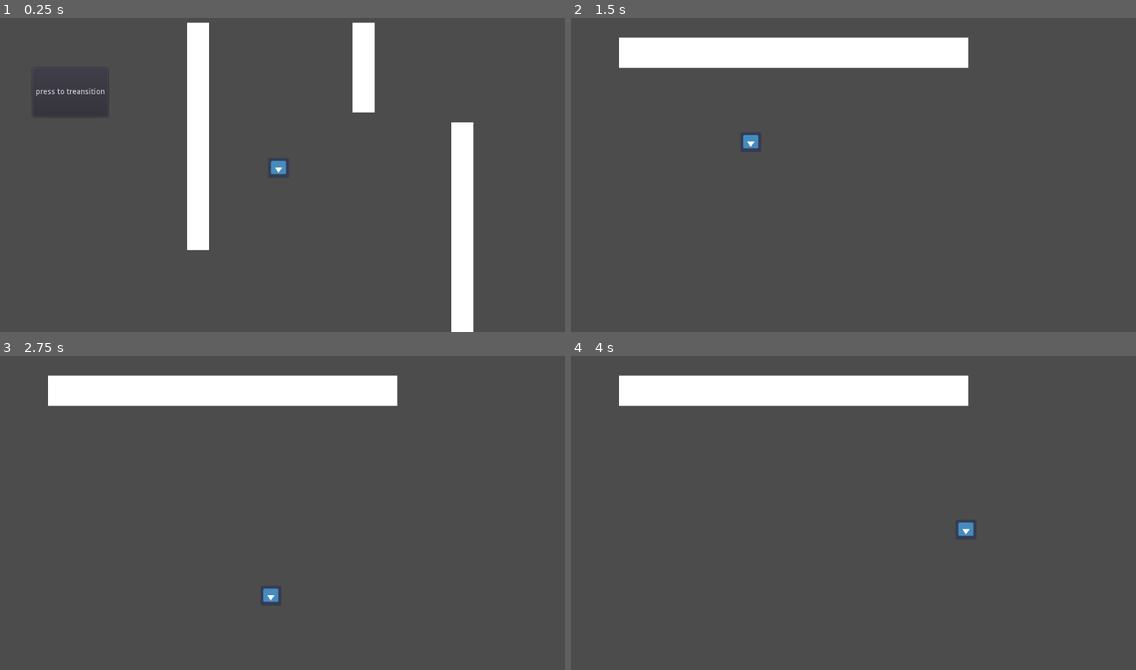
Above: before the commit, frames 1-4 (two rows, left to right).
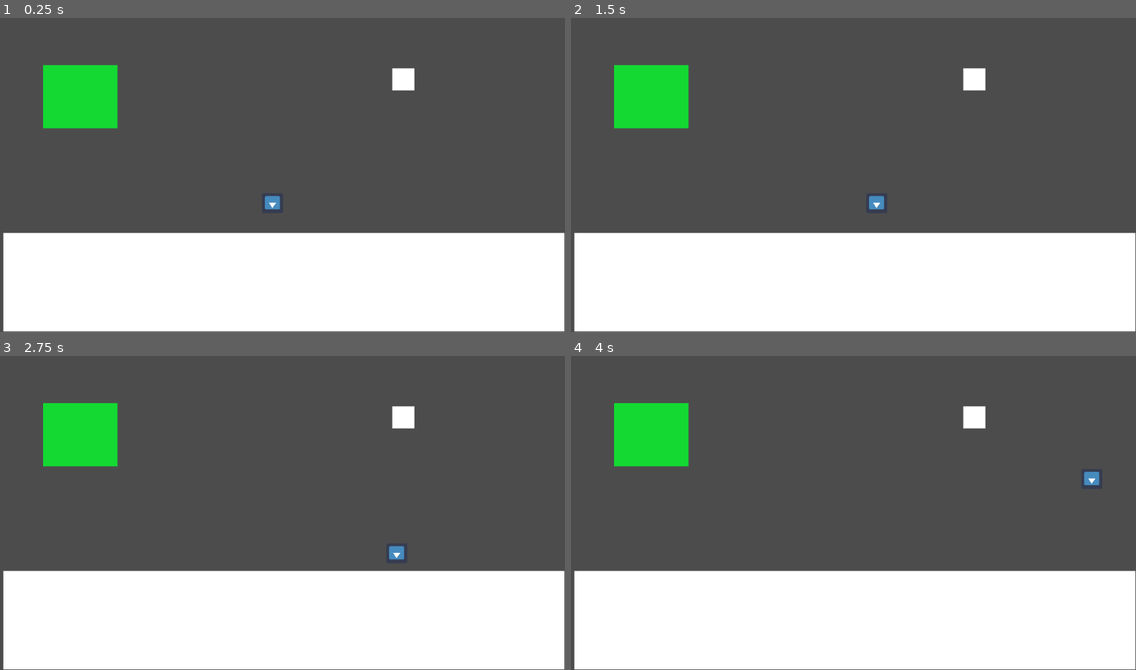
Above: after the commit, the same moments.

Repository: nygren23/GameJam2022
Game: Godot game, scene res://Main.tscn
The game is run twice, just before and just after one commit, with the same random seed, the same clock (stepped at 60 frames per second) and the same inputs. The engine's default icon, where the game draws it, is replaced by a stand-in: a white triangle on a blue panel in a dark square.
Inputs (mouse positions are in pixels of both pictures, inside the frame that each line leads up to):
- Up to frame 1 (0.25 s): no input
- Up to frame 2 (1.5 s): click (638, 93) at 0.5 s, where only the run before the commit has a clickable "press to treansition"; tap Enter at 1.25 s; hold D (move_right) from 1.28 s (still down)
- Up to frame 3 (2.75 s): release D (move_right) at 2.03 s; hold S (move_down) from 2.03 s (still down)
- Up to frame 4 (4 s): release S (move_down) at 2.78 s; hold D (move_right) 2.78-3.53 s; hold W (move_up) from 3.53 s (still down)

The runs differ from the first frame. In frame 1, 39% of the frame differs, in the area x 0-100%, y 1-100%; in frame 2, 41%; in frame 3, 41%; in frame 4, 41%, in the area x 0-100%, y 6-100%.

Commit message:
added room infrastructure, global stats and hroom/vroom

Diff:
--- /dev/null
+++ b/GlobalStats.gd
@@ -0,0 +1,17 @@
+extends Node
+
+####### Constants #########
+var dimension = 2
+var mainLocation = [0,0]
+
+var map = [["M", "H"],
+				["H", "V"]]
+
+
+var curPos = [mainLocation[0], mainLocation[1]]
+
+func getCurPos():
+	return curPos
+
+func getDimensions():
+	return dimension
--- a/HorizontalChunk.tscn
+++ /dev/null
@@ -1,12 +0,0 @@
-[gd_scene format=2]
-
-[node name="Node" type="Node"]
-
-[node name="ColorRect2" type="ColorRect" parent="."]
-anchor_right = 1.0
-margin_bottom = 100.0
-
-[node name="ColorRect" type="ColorRect" parent="."]
-anchor_right = 1.0
-margin_top = 500.0
-margin_bottom = 600.0
--- /dev/null
+++ b/HorizontalRoom.gd
@@ -0,0 +1,15 @@
+extends RoomChunk
+
+func _ready():
+	add_child(load("res://UI.tscn").instance())
+	add_child(load("res://Player.tscn").instance())
+
+func _on_TransitionRight_body_entered(body):
+	var currentPosition = getCurPos()
+	if currentPosition[1]+1 < GlobalStats.getDimensions()-1:
+		decideNextRoom(currentPosition[0], currentPosition[1]+1)
+	else:
+		print("At the edge of the map")
+
+func _on_TransitionLeft_body_entered(body):
+	get_tree().change_scene("res://VerticalRoom.tscn")
--- /dev/null
+++ b/HorizontalRoom.tscn
@@ -0,0 +1,63 @@
+[gd_scene load_steps=4 format=2]
+
+[ext_resource path="res://HorizontalRoom.gd" type="Script" id=1]
+
+[sub_resource type="RectangleShape2D" id=1]
+extents = Vector2( 508.25, 51 )
+
+[sub_resource type="RectangleShape2D" id=2]
+extents = Vector2( 12.1563, 187.75 )
+
+[node name="HorizontalRoom" type="Node2D"]
+script = ExtResource( 1 )
+
+[node name="Floor" type="StaticBody2D" parent="."]
+position = Vector2( 620, 173 )
+
+[node name="CollisionShape2D" type="CollisionShape2D" parent="Floor"]
+position = Vector2( -115.25, 365 )
+shape = SubResource( 1 )
+
+[node name="ColorRect3" type="ColorRect" parent="Floor"]
+anchor_top = 1.0
+anchor_right = 1.0
+anchor_bottom = 1.0
+margin_left = -622.0
+margin_top = 321.0
+margin_right = -5.0
+margin_bottom = 708.0
+rect_scale = Vector2( 1.65604, 0.248349 )
+
+[node name="Floor2" type="StaticBody2D" parent="."]
+position = Vector2( 517, 48 )
+
+[node name="CollisionShape2D" type="CollisionShape2D" parent="Floor2"]
+position = Vector2( -11, 7 )
+shape = SubResource( 1 )
+
+[node name="ColorRect3" type="ColorRect" parent="Floor2"]
+anchor_top = 1.0
+anchor_right = 1.0
+anchor_bottom = 1.0
+margin_left = -513.0
+margin_top = -52.0
+margin_right = 104.0
+margin_bottom = 343.0
+rect_scale = Vector2( 1.65604, 0.248349 )
+
+[node name="TransitionRight" type="Area2D" parent="."]
+position = Vector2( 1011, 408 )
+
+[node name="Hitbox" type="CollisionShape2D" parent="TransitionRight"]
+position = Vector2( -4, -114.25 )
+shape = SubResource( 2 )
+
+[node name="TransitionLeft" type="Area2D" parent="."]
+position = Vector2( 13, 405 )
+
+[node name="Hitbox" type="CollisionShape2D" parent="TransitionLeft"]
+position = Vector2( 2, -102 )
+shape = SubResource( 2 )
+
+[connection signal="body_entered" from="TransitionRight" to="." method="_on_TransitionRight_body_entered"]
+[connection signal="body_entered" from="TransitionLeft" to="." method="_on_TransitionLeft_body_entered"]
--- a/Main.gd
+++ b/Main.gd
@@ -1,20 +1,12 @@
 extends Node2D
 
-onready var camera = $Camera2D
 onready var player = $Player
 
-func _onready():
+func _ready():
 	pass
 
 func _process(delta):
 	pass
-	#camera.set_position(player.get_position())
-
-func _on_Button_pressed():
-	print("area entered")
-	get_tree().change_scene("res://Room2.tscn")
-
 
 func _on_Area2D_body_entered(body):
-	print("area entered")
-	get_tree().change_scene("res://Room2.tscn")
+	get_tree().change_scene("res://HorizontalRoom.tscn")
--- a/Main.tscn
+++ b/Main.tscn
@@ -1,49 +1,60 @@
-[gd_scene load_steps=4 format=2]
+[gd_scene load_steps=7 format=2]
 
 [ext_resource path="res://Player.tscn" type="PackedScene" id=1]
 [ext_resource path="res://Main.gd" type="Script" id=2]
+[ext_resource path="res://UI.tscn" type="PackedScene" id=3]
 
 [sub_resource type="RectangleShape2D" id=1]
-extents = Vector2( 35.625, 78 )
+extents = Vector2( 13.3125, 78 )
+
+[sub_resource type="RectangleShape2D" id=2]
+extents = Vector2( 508.25, 89 )
+
+[sub_resource type="ShaderMaterial" id=3]
 
 [node name="Main" type="Node2D"]
 position = Vector2( 200, 0 )
 script = ExtResource( 2 )
 
 [node name="Player" parent="." instance=ExtResource( 1 )]
-position = Vector2( 39, 49 )
+position = Vector2( 28, 113 )
+
+[node name="TransitionRight" type="Area2D" parent="."]
+position = Vector2( 813, 320 )
+
+[node name="Hitbox" type="CollisionShape2D" parent="TransitionRight"]
+position = Vector2( 2, -2 )
+shape = SubResource( 1 )
+
+[node name="StaticBody2D" type="StaticBody2D" parent="."]
+position = Vector2( 623, 184 )
+
+[node name="CollisionShape2D" type="CollisionShape2D" parent="StaticBody2D"]
+position = Vector2( -310.25, 323 )
+shape = SubResource( 2 )
+
+[node name="ColorRect3" type="ColorRect" parent="StaticBody2D"]
+anchor_top = 1.0
+anchor_right = 1.0
+anchor_bottom = 1.0
+margin_left = -817.0
+margin_top = 236.0
+margin_right = -203.0
+margin_bottom = 957.0
+rect_scale = Vector2( 1.65604, 0.248349 )
+
+[node name="Control" parent="." instance=ExtResource( 3 )]
+margin_left = -199.0
+margin_top = 3.0
+margin_right = -199.0
+margin_bottom = 3.0
 
 [node name="ColorRect" type="ColorRect" parent="."]
-margin_left = 139.0
-margin_top = 38.0
-margin_right = 179.0
-margin_bottom = 451.0
+material = SubResource( 3 )
+margin_left = -122.0
+margin_top = 115.0
+margin_right = 13.0
+margin_bottom = 230.0
+color = Color( 0.0784314, 0.854902, 0.2, 1 )
 
-[node name="ColorRect2" type="ColorRect" parent="."]
-margin_left = 439.0
-margin_top = 38.0
-margin_right = 479.0
-margin_bottom = 201.0
-
-[node name="ColorRect3" type="ColorRect" parent="."]
-margin_left = 618.0
-margin_top = 219.0
-margin_right = 658.0
-margin_bottom = 934.0
-
-[node name="Area2D" type="Area2D" parent="."]
-position = Vector2( 66, 107 )
-
-[node name="CollisionShape2D" type="CollisionShape2D" parent="Area2D"]
-position = Vector2( 31.375, 134 )
-shape = SubResource( 1 )
-
-[node name="Button" type="Button" parent="."]
-margin_left = -141.0
-margin_top = 120.0
-margin_right = -26.0
-margin_bottom = 209.0
-text = "press to treansition"
-
-[connection signal="body_entered" from="Area2D" to="." method="_on_Area2D_body_entered"]
-[connection signal="pressed" from="Button" to="." method="_on_Button_pressed"]
+[connection signal="body_entered" from="TransitionRight" to="." method="_on_Area2D_body_entered"]
--- a/Room2.gd
+++ /dev/null
@@ -1,9 +0,0 @@
-extends Node2D
-
-func _ready():
-	print("made it to room 2")
-	add_child(load("res://Player.tscn").instance())
-
-func _on_Area2D_body_entered(body):
-	print("area entered")
-	get_tree().change_scene("res://Main.tscn")
--- a/Room2.tscn
+++ /dev/null
@@ -1,24 +0,0 @@
-[gd_scene load_steps=3 format=2]
-
-[ext_resource path="res://Room2.gd" type="Script" id=1]
-
-[sub_resource type="RectangleShape2D" id=1]
-extents = Vector2( 35.625, 78 )
-
-[node name="Room2" type="Node2D"]
-script = ExtResource( 1 )
-
-[node name="ColorRect" type="ColorRect" parent="."]
-margin_left = 87.0
-margin_top = 65.0
-margin_right = 720.0
-margin_bottom = 120.0
-
-[node name="Area2D" type="Area2D" parent="."]
-position = Vector2( 66, 107 )
-
-[node name="CollisionShape2D" type="CollisionShape2D" parent="Area2D"]
-position = Vector2( 782, 150 )
-shape = SubResource( 1 )
-
-[connection signal="body_entered" from="Area2D" to="." method="_on_Area2D_body_entered"]
--- /dev/null
+++ b/RoomChunk.gd
@@ -0,0 +1,6 @@
+extends Node2D
+
+class_name RoomChunk
+
+func decideNextRoom(currPos):
+	pass
--- /dev/null
+++ b/RoomChunk.tscn
@@ -0,0 +1,6 @@
+[gd_scene load_steps=2 format=2]
+
+[ext_resource path="res://RoomChunk.gd" type="Script" id=1]
+
+[node name="Node2D" type="Node2D"]
+script = ExtResource( 1 )
--- /dev/null
+++ b/UI.tscn
@@ -0,0 +1,18 @@
+[gd_scene format=2]
+
+[node name="UI" type="Control"]
+anchor_right = 1.0
+anchor_bottom = 1.0
+
+[node name="Label" type="Label" parent="."]
+margin_left = 259.0
+margin_top = 434.0
+margin_right = 423.0
+margin_bottom = 482.0
+text = "This Label"
+
+[node name="ColorRect" type="ColorRect" parent="."]
+margin_left = 710.0
+margin_top = 118.0
+margin_right = 750.0
+margin_bottom = 158.0
--- /dev/null
+++ b/VerticalRoom.gd
@@ -0,0 +1,12 @@
+extends RoomChunk
+
+func _ready():
+	add_child(load("res://UI.tscn").instance())
+	add_child(load("res://Player.tscn").instance())
+
+func _on_TransitionUp_body_entered(body):
+	get_tree().change_scene("res://Main.tscn")
+
+
+func _on_TransitionDown_body_entered(body):
+	get_tree().change_scene("res://HorizontalRoom.tscn")
--- /dev/null
+++ b/VerticalRoom.tscn
@@ -0,0 +1,67 @@
+[gd_scene load_steps=4 format=2]
+
+[ext_resource path="res://VerticalRoom.gd" type="Script" id=1]
+
+[sub_resource type="RectangleShape2D" id=1]
+extents = Vector2( 293.049, 51 )
+
+[sub_resource type="RectangleShape2D" id=2]
+extents = Vector2( 13.6563, 396 )
+
+[node name="VerticalRoom" type="Node2D"]
+script = ExtResource( 1 )
+
+[node name="WallRight" type="StaticBody2D" parent="."]
+position = Vector2( 1113, 256 )
+rotation = 1.56715
+
+[node name="CollisionShape2D" type="CollisionShape2D" parent="WallRight"]
+position = Vector2( 32.5693, 144 )
+scale = Vector2( 1, 1 )
+shape = SubResource( 1 )
+
+[node name="ColorRect3" type="ColorRect" parent="WallRight"]
+anchor_top = 1.0
+anchor_right = 1.0
+anchor_bottom = 1.0
+margin_left = -253.0
+margin_top = 100.0
+margin_right = 107.0
+margin_bottom = 487.0
+rect_scale = Vector2( 1.65604, 0.248349 )
+
+[node name="WallLeft" type="StaticBody2D" parent="."]
+rotation = 1.5708
+
+[node name="CollisionShape2D" type="CollisionShape2D" parent="WallLeft"]
+position = Vector2( 297, -58 )
+shape = SubResource( 1 )
+
+[node name="ColorRect3" type="ColorRect" parent="WallLeft"]
+anchor_top = 1.0
+anchor_right = 1.0
+anchor_bottom = 1.0
+margin_left = 4.0
+margin_top = -107.0
+margin_right = 361.0
+margin_bottom = 288.0
+rect_scale = Vector2( 1.65604, 0.248349 )
+
+[node name="TransitionUp" type="Area2D" parent="."]
+position = Vector2( 500, 21 )
+rotation = 1.5708
+
+[node name="Hitbox" type="CollisionShape2D" parent="TransitionUp"]
+position = Vector2( -3.34377, -9 )
+shape = SubResource( 2 )
+
+[node name="TransitionDown" type="Area2D" parent="."]
+position = Vector2( 499, 585 )
+
+[node name="Hitbox" type="CollisionShape2D" parent="TransitionDown"]
+position = Vector2( 10, -2 )
+rotation = 1.5708
+shape = SubResource( 2 )
+
+[connection signal="body_entered" from="TransitionUp" to="." method="_on_TransitionUp_body_entered"]
+[connection signal="body_entered" from="TransitionDown" to="." method="_on_TransitionDown_body_entered"]
--- a/project.godot
+++ b/project.godot
@@ -7,6 +7,16 @@
 ;   param=value ; assign values to parameters
 
 config_version=4
+
+_global_script_classes=[ {
+"base": "Node2D",
+"class": "RoomChunk",
+"language": "GDScript",
+"path": "res://RoomChunk.gd"
+} ]
+_global_script_class_icons={
+"RoomChunk": ""
+}
 
 [application]
 
